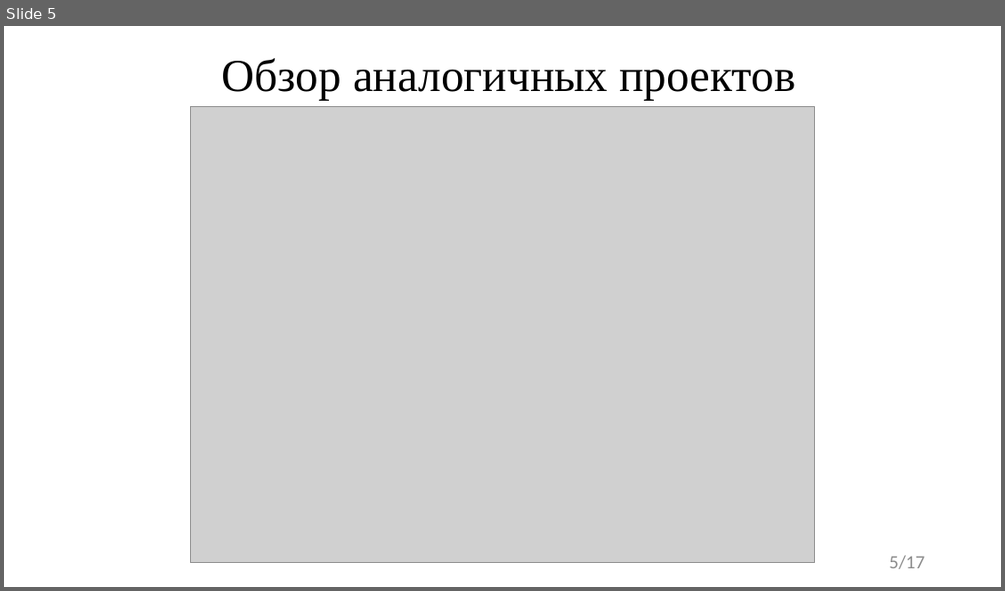
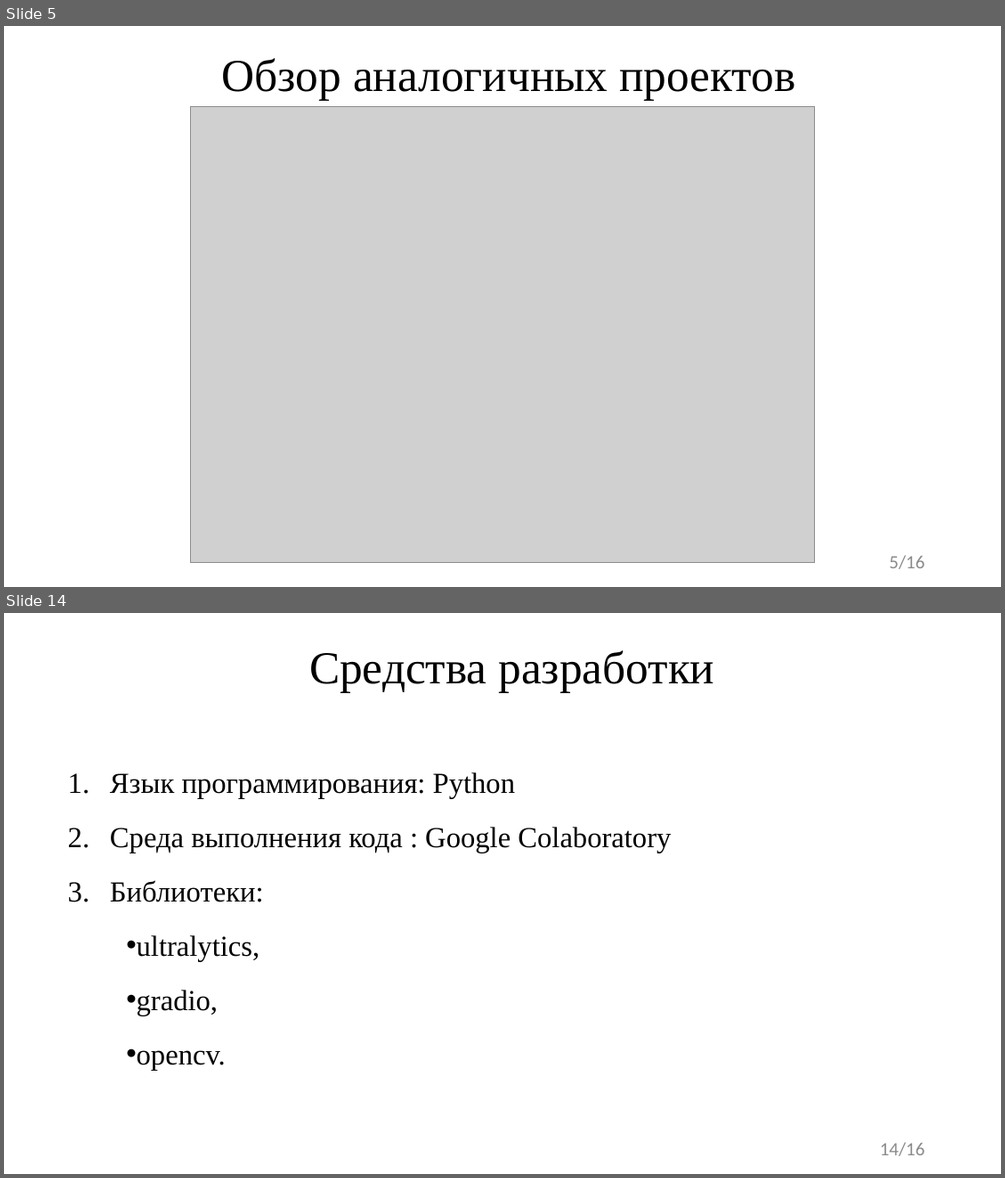
Before and after one commit to FaceMan01/Homework, a slide deck: ВКР/Презентация ВКР.pptx. Shown one above the other, each under a label of ours: slide 5 before the commit, slides 5 and 14 after it; the slides between them are not shown. The pictures are 1005x591 and 1005x1178 pixels, drawn with LibreOffice and Linux fonts; fonts in the diff are those of the drawing; grey boxes stand for pictures. Boxes give left, top, right and bottom in pixels: in the first picture for what was removed or moved away, otherwise in the second. Text is boxed around its words. In the diff, an @@ line names an element or a change of style, - is before the commit and + after.

```diff
--- a/ВКР/Презентация ВКР.pptx
+++ b/ВКР/Презентация ВКР.pptx
@@ slide 14 added at <box>4,613,1001,1174</box>, background #FFFFFF @@
@@ title added at <box>309,650,714,693</box>, 44 pt, text #000000 @@
+Средства разработки
@@ text added at <box>110,772,671,1016</box>, 28 pt, text #000000 @@
+1. Язык программирования: Python
+2. Среда выполнения кода : Google Colaboratory
+3. Библиотеки:
+• ultralytics,
+• gradio,
+• opencv.
@@ page number added at <box>880,1142,925,1156</box>, 18 pt, text #8C8C8C @@
+14/16
@@ page number at <box>889,555,924,569</box>: text changed @@
-5/17
+5/16
```
Also in this commit, not shown: 4 slides changed, 8 other slides added, 6 slides removed, 2 other files.
